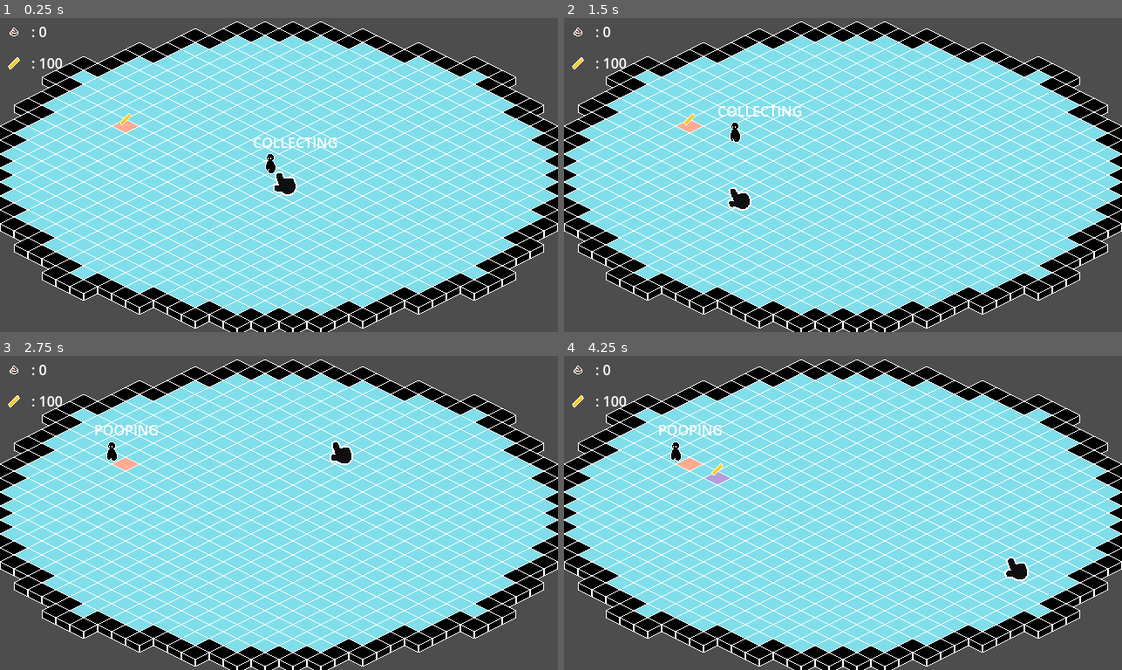
Above: before the commit, frames 1-4 (two rows, left to right).
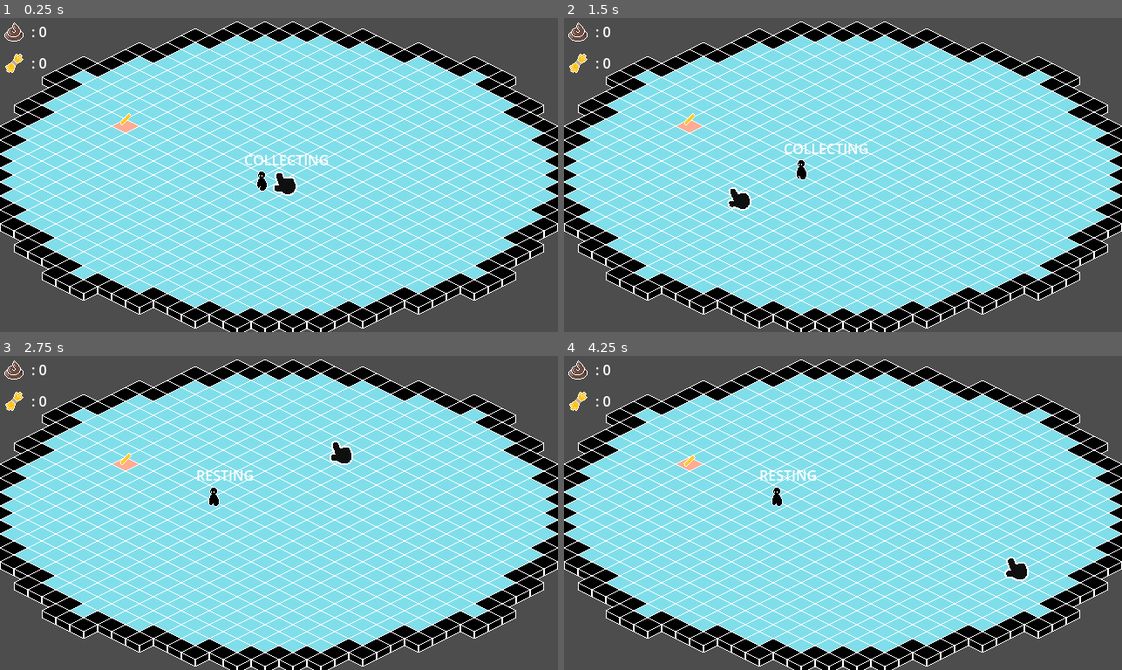
Above: after the commit, the same moments.

Repository: FennecKii/gdtv-jam-2025
Game: Godot game, scene res://region/test.tscn
The game is run twice, just before and just after one commit, with the same random seed, the same clock (stepped at 60 frames per second) and the same inputs. The project has no main scene, so this scene is started directly.
Inputs (mouse positions are in pixels of both pictures, inside the frame that each line leads up to):
- Up to frame 1 (0.25 s): no input
- Up to frame 2 (1.5 s): move the mouse to (965, 159) at 0.52 s; press the mouse at (965, 159) at 0.53 s; move the mouse to (731, 190) at 1.27 s; release the mouse at (731, 190) at 1.28 s; click (731, 190) at 1.35 s
- Up to frame 3 (2.75 s): move the mouse to (334, 443) at 2.02 s; press the mouse at (334, 443) at 2.03 s
- Up to frame 4 (4.25 s): move the mouse to (815, 575) at 2.77 s; release the mouse at (815, 575) at 2.78 s; click (815, 575) at 2.85 s; tap Enter at 3.5 s; move the mouse to (1010, 560) at 3.52 s; press the mouse at (1010, 560) at 3.53 s

The runs differ from the first frame. In frame 1, 0.8% of the frame differs, in the area x 0-61%, y 1-56%; in frame 2, 0.9%; in frame 3, 0.8%; in frame 4, 1.0%, in the area x 0-46%, y 1-49%.

Commit message:
added upgrade parameters

Diff:
--- a/food/fry/fry.gd
+++ b/food/fry/fry.gd
@@ -13,6 +13,6 @@
 
 
 func _on_little_guy_detection_body_entered(body: Node2D) -> void:
-	if body == Global.little_guy_node:
+	if body.is_in_group("little guy"):
 		SignalBus.food_collected.emit(tile_coord)
-		self.queue_free()
+		queue_free()
--- a/globals/Global.gd
+++ b/globals/Global.gd
@@ -1,8 +1,8 @@
 extends Node
 
+@onready var littleguy_scene: PackedScene = preload("res://little guy/little_guy.tscn")
 @onready var poop_scene: PackedScene = preload("res://poop/poop.tscn")
 @onready var fry_scene: PackedScene = preload("res://food/fry/fry.tscn")
-
 
 const tileset_soft_collision_source_id: int = 0
 const tileset_soft_ground_source_id: int = 1
@@ -12,16 +12,27 @@
 const tileset_vibrant_ground_source_id: int = 3
 const tileset_vibrant_ground_atlas_size: Vector2i = Vector2i(7, 1)
 
-
 var food_position: Vector2
-var little_guy_node: CharacterBody2D
 var poop_group: Node2D
 var food_group: Node2D
 
 var poops_collected: int = 0
-var food_amount: int = 100
+var crops_collected: int = 0
 
+# UI interaction
 var cursor_interacted: bool = false
 var cursor_grabbing: bool = false
 var cursor_poop_interacted: bool = false
 var poop_grabbed: bool = false
+
+# Little guy parameters
+var littleguy_count: int = 1
+var littleguy_speed: float = 25.0	# Little guy speed
+var poop_time: float = 7			# Average time it takes for little guy to poop when in poop state
+var poop_chance: float = 0.05		# Chance for little guy to poop when in poop state
+var rest_time: float = 7			# Average time it takes for little guy to rest when in rest state
+var rest_chance: float = 0.25		# Chance for little guy to take a rest when in collect state
+
+# Fry parameters
+var food_spawn_time: float = 10.0					# Average time it takes for food to spawn on the map
+var food_spawn_amount: int = 1				# Number of food that spawns
--- a/globals/components/spawner_component.gd
+++ b/globals/components/spawner_component.gd
@@ -2,6 +2,7 @@
 extends Node2D
 
 @export var tilemap_layer_ground: TileMapLayer
+@export var littleguy_group: Node2D
 @export var food_group: Node2D
 
 var tilemap_coords: Array[Vector2i]
@@ -45,3 +46,8 @@
 		food_instance.tile_coord = spawn_coord
 		food_group.add_child(food_instance)
 		tilemap_layer_ground.set_cell(spawn_coord, Global.tileset_soft_ground_source_id, Vector2i(randi_range(0, Global.tileset_soft_ground_atlas_size.x), randi_range(0, Global.tileset_soft_ground_atlas_size.y)))
+
+func spawn_littleguy() -> void:
+	var littleguy_instance: Node2D = Global.littleguy_scene.instantiate()
+	littleguy_instance.global_position = Vector2.ZERO + Vector2(2 * 20 * cos(randf_range(0, 2*PI)), 20 * sin(randf_range(0, 2*PI)))
+	littleguy_group.add_child(littleguy_instance)
--- a/little guy/little_guy.gd
+++ b/little guy/little_guy.gd
@@ -8,11 +8,9 @@
 	REST,
 }
 
-const SPEED = 100.0
-
 var direction: Vector2
 var next_food_position: Vector2
-var slip_factor: float = 5 #upgrade: little guy slides into consecutive foods ("piercing upgrade", the lower the more slip)
+var slip_factor: float = 7
 
 var current_state: State
 var previous_state: State
@@ -30,8 +28,8 @@
 
 
 func _ready() -> void:
+	add_to_group("little guy")
 	current_state = State.COLLECT
-	Global.little_guy_node = self
 	SignalBus.food_collected.connect(_on_food_collected)
 
 
@@ -49,7 +47,7 @@
 
 func _handle_movement(delta: float) -> void:
 	if direction != Vector2.ZERO:
-		velocity = lerp(velocity, direction.normalized() * SPEED, slip_factor * delta)
+		velocity = lerp(velocity, direction.normalized() * Global.littleguy_speed, slip_factor * delta)
 	else:
 		velocity = lerp(velocity, Vector2.ZERO, slip_factor * delta)
 
@@ -77,7 +75,7 @@
 
 func _update_state(delta: float) -> void:
 	if previous_state != State.REST and current_state == State.COLLECT:
-		if randf_range(0, 1) <= 0.1 * delta:
+		if randf_range(0, 1) <= Global.rest_chance * delta:
 			previous_state = current_state
 			current_state = State.REST
 
@@ -98,7 +96,7 @@
 		resting = true
 		collecting = false
 		direction = Vector2.ZERO
-		await get_tree().create_timer(randf_range(5, 10)).timeout
+		await get_tree().create_timer(randf_range(Global.rest_time - 1, Global.rest_time + 1)).timeout
 		resting = false
 		current_state = previous_state
 		previous_state = State.REST
@@ -112,9 +110,9 @@
 		state_label.text = "POOPING"
 		pooping = true
 		direction = Vector2.ZERO
-		await get_tree().create_timer(randf_range(5, 7)).timeout
+		await get_tree().create_timer(randf_range(Global.poop_time - 1, Global.poop_time + 1)).timeout
 		pooping = false
-		if randf_range(0, 1) <= 0.5:
+		if randf_range(0, 1) <= Global.poop_chance:
 			var poop_instance: Node = Global.poop_scene.instantiate()
 			poop_instance.global_position = global_position
 			Global.poop_group.add_child(poop_instance)
--- a/project.godot
+++ b/project.godot
@@ -33,6 +33,7 @@
 
 food="For all the foods"
 poop="For all the poop"
+"little guy"=""
 
 [input]
 
--- a/region/test.gd
+++ b/region/test.gd
@@ -1,7 +1,6 @@
 extends Node2D
 
 @export var spawner_component: SpawnerComponent
-@export var food_wait_time: float = 5.0
 
 var food_spawned: bool = false
 
@@ -14,9 +13,10 @@
 
 
 func _ready() -> void:
+	spawner_component.spawn_littleguy()
 	if not spawner_component:
 		assert(spawner_component, "%s not found." %spawner_component)
-	food_timer.wait_time = food_wait_time
+	food_timer.wait_time = randf_range(Global.food_spawn_time - 1, Global.food_spawn_time + 1)
 	food_timer.start()
 	Global.food_group = food_group
 	Global.poop_group = poop_group
@@ -36,7 +36,8 @@
 	if food_spawned:
 		return
 	elif not food_spawned:
-		spawner_component.spawn_food()
+		for food_count in range(Global.food_spawn_amount):
+			spawner_component.spawn_food()
 		food_spawned = true
 		food_timer.start()
 
--- a/region/test.tscn
+++ b/region/test.tscn
@@ -1,8 +1,7 @@
-[gd_scene load_steps=7 format=4 uid="uid://bua81pngig75l"]
+[gd_scene load_steps=6 format=4 uid="uid://bua81pngig75l"]
 
 [ext_resource type="Script" uid="uid://dsqu2gjr64jco" path="res://region/test.gd" id="1_tuhxp"]
 [ext_resource type="PackedScene" uid="uid://bn6uqs2beldtn" path="res://globals/components/isometric.tscn" id="2_01ot4"]
-[ext_resource type="PackedScene" uid="uid://r24vfslkhd5i" path="res://little guy/little_guy.tscn" id="2_rl40f"]
 [ext_resource type="PackedScene" uid="uid://cqp174fo1kiq3" path="res://globals/components/spawner_component.tscn" id="2_u03et"]
 [ext_resource type="PackedScene" uid="uid://jkrbnuakia71" path="res://ui/HUD.tscn" id="5_u03et"]
 [ext_resource type="PackedScene" uid="uid://hu3v1yubkx76" path="res://ui/cursor/cursor.tscn" id="6_nk0gi"]
@@ -10,10 +9,10 @@
 [node name="Test" type="Node2D" node_paths=PackedStringArray("spawner_component")]
 script = ExtResource("1_tuhxp")
 spawner_component = NodePath("SpawnerComponent")
-food_wait_time = 3.0
 
-[node name="SpawnerComponent" parent="." node_paths=PackedStringArray("tilemap_layer_ground", "food_group") instance=ExtResource("2_u03et")]
+[node name="SpawnerComponent" parent="." node_paths=PackedStringArray("tilemap_layer_ground", "littleguy_group", "food_group") instance=ExtResource("2_u03et")]
 tilemap_layer_ground = NodePath("../Y-Sort/Ground Layer")
+littleguy_group = NodePath("../Y-Sort/Little Guys")
 food_group = NodePath("../Y-Sort/Food Group")
 
 [node name="Food Timer" type="Timer" parent="."]
@@ -28,7 +27,8 @@
 [node name="Ground Layer" parent="Y-Sort" instance=ExtResource("2_01ot4")]
 tile_map_data = PackedByteArray("AAABAPz/AQAHAAAAAAAAAPv/AQAHAAAAAAAAAPr/AQAHAAAAAAD///v/AQAHAAAAAAD///r/AQAHAAAAAAD+// …(9344 unchanged characters)…
 
-[node name="Little Guy" parent="Y-Sort" instance=ExtResource("2_rl40f")]
+[node name="Little Guys" type="Node2D" parent="Y-Sort"]
+y_sort_enabled = true
 
 [node name="Food Group" type="Node2D" parent="Y-Sort"]
 y_sort_enabled = true
--- a/ui/HUD.tscn
+++ b/ui/HUD.tscn
@@ -1,12 +1,8 @@
-[gd_scene load_steps=5 format=3 uid="uid://jkrbnuakia71"]
+[gd_scene load_steps=4 format=3 uid="uid://jkrbnuakia71"]
 
-[ext_resource type="Texture2D" uid="uid://la4u5ppsx3vl" path="res://poop/Poop-Sheet (Small).png" id="1_1x8ju"]
 [ext_resource type="Script" uid="uid://dmqyymrsbdruw" path="res://ui/hud.gd" id="1_aaqae"]
-[ext_resource type="Texture2D" uid="uid://jp7205db1clh" path="res://food/fry/Fry.png" id="3_jd13s"]
-
-[sub_resource type="AtlasTexture" id="AtlasTexture_aaqae"]
-atlas = ExtResource("1_1x8ju")
-region = Rect2(0, 0, 32, 32)
+[ext_resource type="Texture2D" uid="uid://dgw24flarvgs6" path="res://poop/Poop.png" id="2_jd13s"]
+[ext_resource type="Texture2D" uid="uid://b5yjcbp07psos" path="res://crop/wheat/Wheat.png" id="3_jd13s"]
 
 [node name="HUD Control" type="Control"]
 layout_mode = 3
@@ -25,22 +21,22 @@
 
 [node name="PoopTexture" type="TextureRect" parent="VBoxContainer/Poop"]
 layout_mode = 2
-texture = SubResource("AtlasTexture_aaqae")
+texture = ExtResource("2_jd13s")
 
 [node name="Poops" type="Label" parent="VBoxContainer/Poop"]
 layout_mode = 2
 text = "Poops"
 
-[node name="Food" type="HBoxContainer" parent="VBoxContainer"]
+[node name="Crop" type="HBoxContainer" parent="VBoxContainer"]
 layout_mode = 2
 
-[node name="FoodTexture" type="TextureRect" parent="VBoxContainer/Food"]
+[node name="CropTexture" type="TextureRect" parent="VBoxContainer/Crop"]
 layout_mode = 2
 texture = ExtResource("3_jd13s")
 
-[node name="Foods" type="Label" parent="VBoxContainer/Food"]
+[node name="Crops" type="Label" parent="VBoxContainer/Crop"]
 layout_mode = 2
-text = "Foods"
+text = "Crop"
 
 [connection signal="mouse_entered" from="VBoxContainer/Poop" to="." method="_on_poop_mouse_entered"]
 [connection signal="mouse_entered" from="VBoxContainer/Poop" to="." method="_on_mouse_interaction_entered"]
--- a/ui/hud.gd
+++ b/ui/hud.gd
@@ -1,15 +1,16 @@
 extends Control
 
 @onready var poops_label: Label = $VBoxContainer/Poop/Poops
-@onready var foods_label: Label = $VBoxContainer/Food/Foods
+@onready var crops_label: Label = $VBoxContainer/Crop/Crops
 
 func _ready() -> void:
 	SignalBus.poop_collected.connect(_on_poop_connected)
+	crops_label.text = str(": %s" %Global.crops_collected)
 	poops_label.text = str(": %s" %Global.poops_collected)
 
 
 func _process(delta: float) -> void:
-	foods_label.text = str(": %s" %Global.food_amount)
+	crops_label.text = str(": %s" %Global.crops_collected)
 	poops_label.text = str(": %s" %Global.poops_collected)
 
 
Binary file added: crop/wheat/Wheat.png
Not shown, added: crop/wheat/Wheat.png.import
Binary file added: poop/Poop.png
Not shown, added: poop/Poop.png.import
